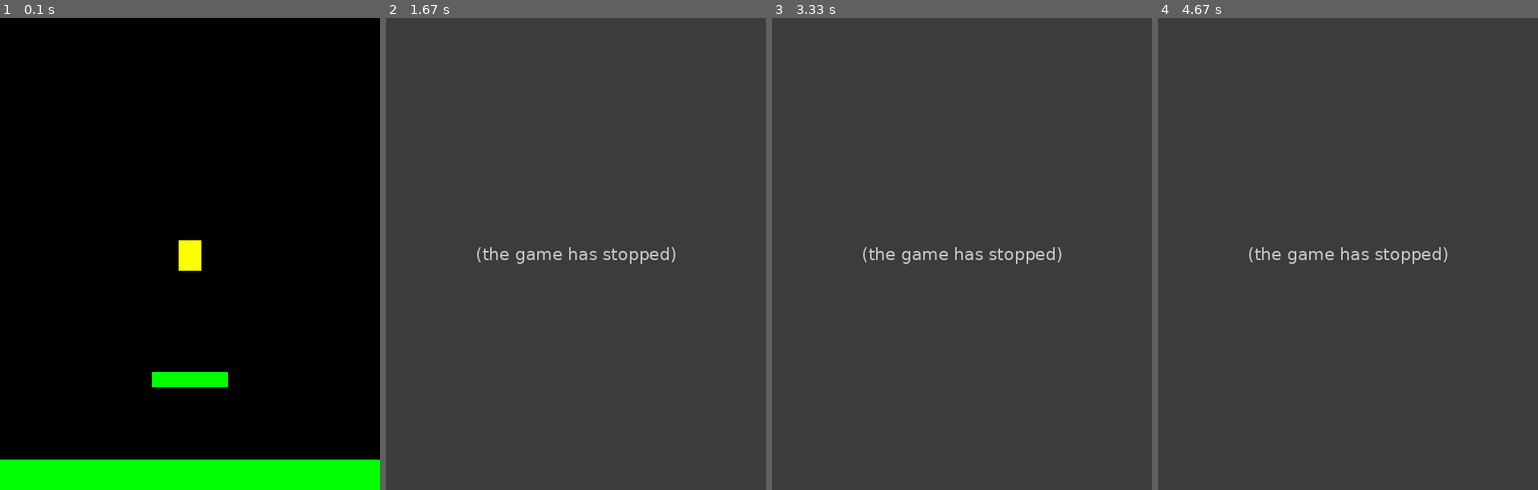
Above: before the commit, frames 1-4 (left to right).
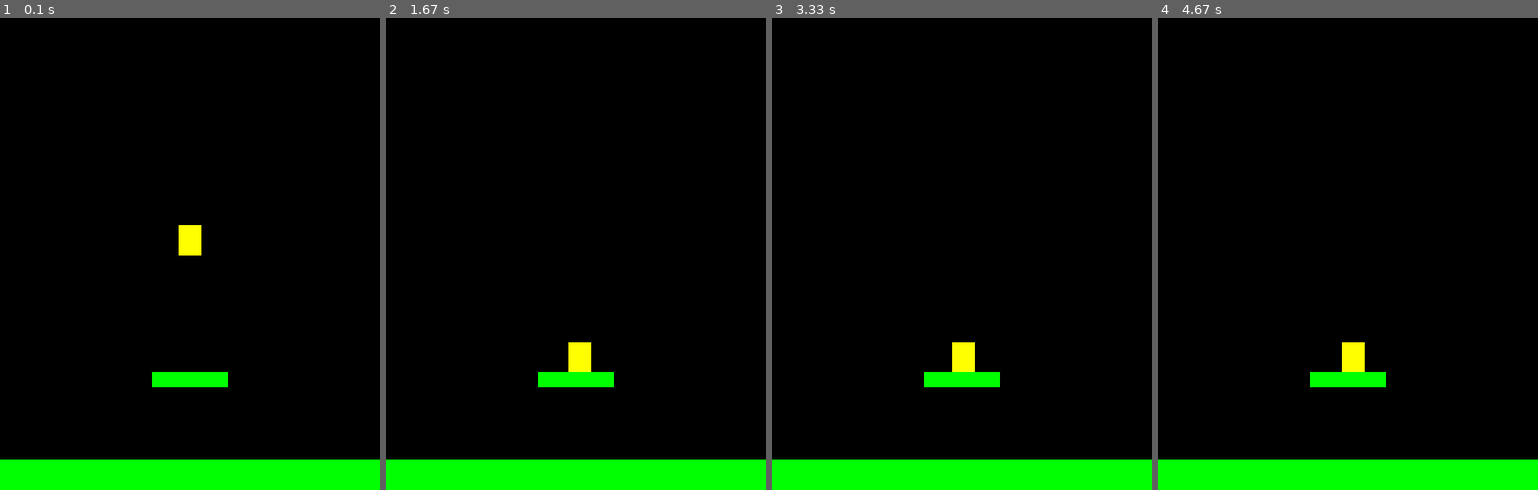
Above: after the commit, the same moments.

Repository: RodrigoMBarros/PyGame_2020.1
Game: pygame game, started from inicio_projeto/testando_plataforma.py
Same seed, same stepped clock (60 frames per second), same inputs: the game is played once before the commit and once after it.
Inputs:
- Up to frame 1 (0.1 s): no input
- Up to frame 2 (1.67 s): hold Right 0.33-0.8 s; hold Right 0.83-1.3 s; hold Left from 1.33 s (still down)
- Up to frame 3 (3.33 s): release Left at 1.87 s; hold Left 1.9-2.3 s; hold Right 2.33-2.97 s; hold Left from 3 s (still down)
- Up to frame 4 (4.67 s): release Left at 3.47 s; hold Right 3.5-3.97 s; hold Right 4-4.47 s; hold Left from 4.5 s (still down)

The runs differ from the first frame. In frame 1, 0.4% of the frame differs, in the area x 47-53%, y 43-54%; in frame 2, 100%, in the area x 0-100%, y 0-100%; in frame 3, 100%; in frame 4, 100%.
Error before the commit: AttributeError: 'int' object has no attribute 'x' (testando_plataforma.py line 50); the game stopped at 0.8 s (later frames are placeholders)

Commit message:
Alterações: contem personagem, e comaço da main

Diff:
--- a/inicio_projeto/testando_plataforma.py
+++ b/inicio_projeto/testando_plataforma.py
@@ -47,11 +47,26 @@
     def update(self):
 
         #aplica o atrito
-        self.acel.x += self.velo.x * FAMOSO_ATRI
+        delta_vx = self.velo.x * FAMOSO_ATRI
+        if self.acel.x != 0:
+            if ((self.velo.x + delta_vx) / self.acel.x) < 0:
+                self.velo.x = 0
+            else:
+                self.velo.x += delta_vx
+        elif self.velo.x != 0:
+            if ((self.velo.x + delta_vx)/ self.velo.x ) < 0:
+                self.velo.x = 0
+            else:
+                self.velo.x += delta_vx
+
 
         #equações do movimento
-        self.velo += self.acel
+        self.velo.y += self.acel.y
         self.pos += self.velo + 0.5 * self.acel
+
+        #self.pos.x += self.velo.x
+        #self.rect.y += self.acel.y
+
 
         #limitando com a tela
         if self.pos.x > WIDTH:
@@ -60,10 +75,9 @@
             self.pos.x = WIDTH
 
         #centro da imagem na posição calculada
-        self.rect.center = self.pos
+        self.rect.midbottom = self.pos
 
     def trata_eventos(self, event):
-
 
         #=====Eventos para o jogador
 
@@ -147,9 +161,9 @@
         #checando colisões
         hits = pg.sprite.spritecollide(self.jogador,self.platforms, False)
 
-        if len(hits) > 0:
+        if hits:
             self.jogador.pos.y = hits[0].rect.top
-            self.jogador.velo = 0
+            self.jogador.velo.y = 0
 
     def events(self):
         # Process input (events)
